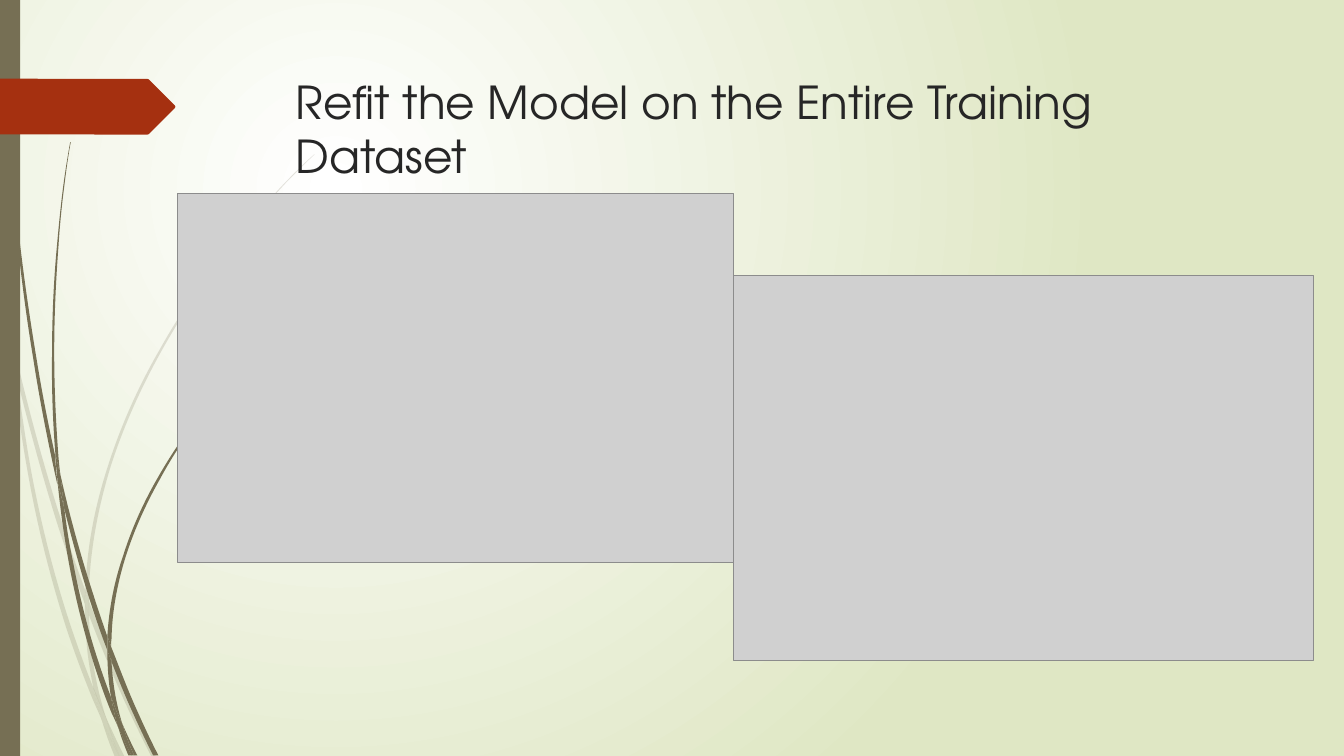
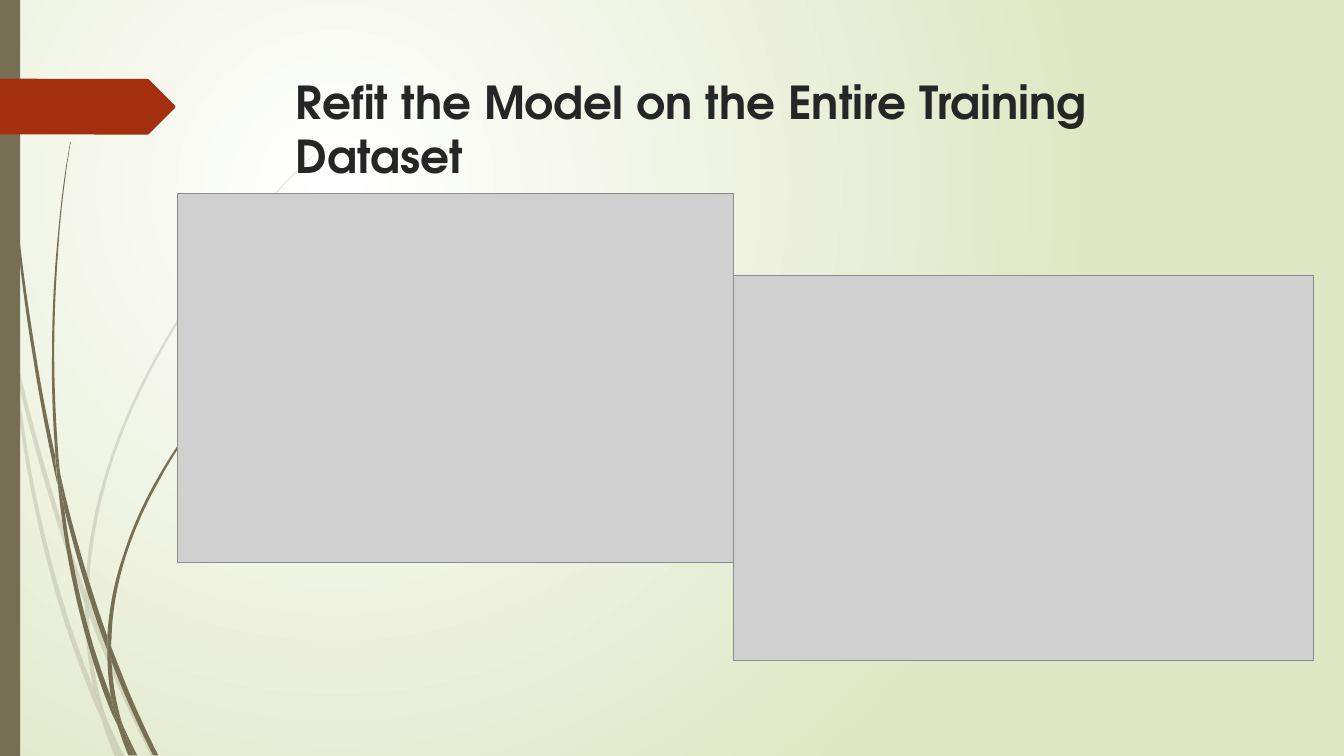
Before and after one commit to arezoo396/Capstone2-Food-Demand-Forecasting, a slide deck: slide 16 of Reports/Capstone2_Final_Slides.pptx (slide 17 before the commit). Drawn at 1344x756 pixels with LibreOffice and Linux fonts; fonts in the diff are those of the drawing; grey boxes stand for pictures. Boxes give left, top, right and bottom in pixels: in the first picture for what was removed or moved away, otherwise in the second. Text is boxed around its words. In the diff, an @@ line names an element or a change of style, - is before the commit and + after.

```diff
--- a/Reports/Capstone2_Final_Slides.pptx
+++ b/Reports/Capstone2_Final_Slides.pptx
@@ title "Refit the Model on the ..." at [296,84,1087,174]: bold on @@
```
Also in this commit, not shown: 14 other slides changed, 4 slides added, 1 slide removed.
